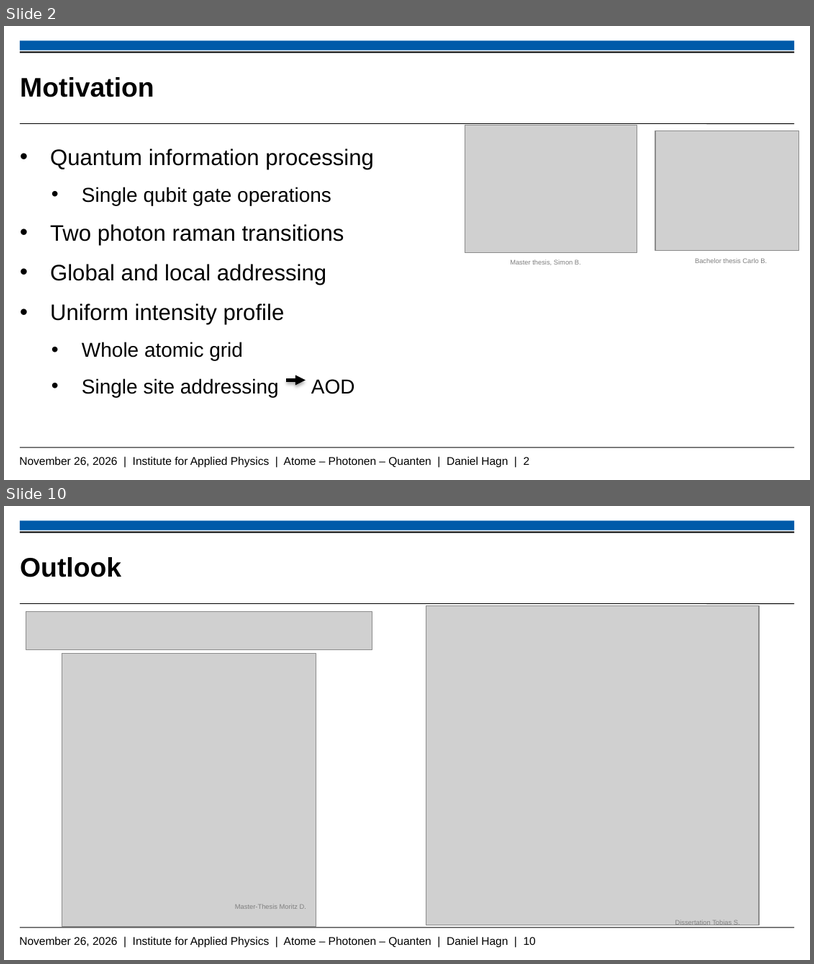
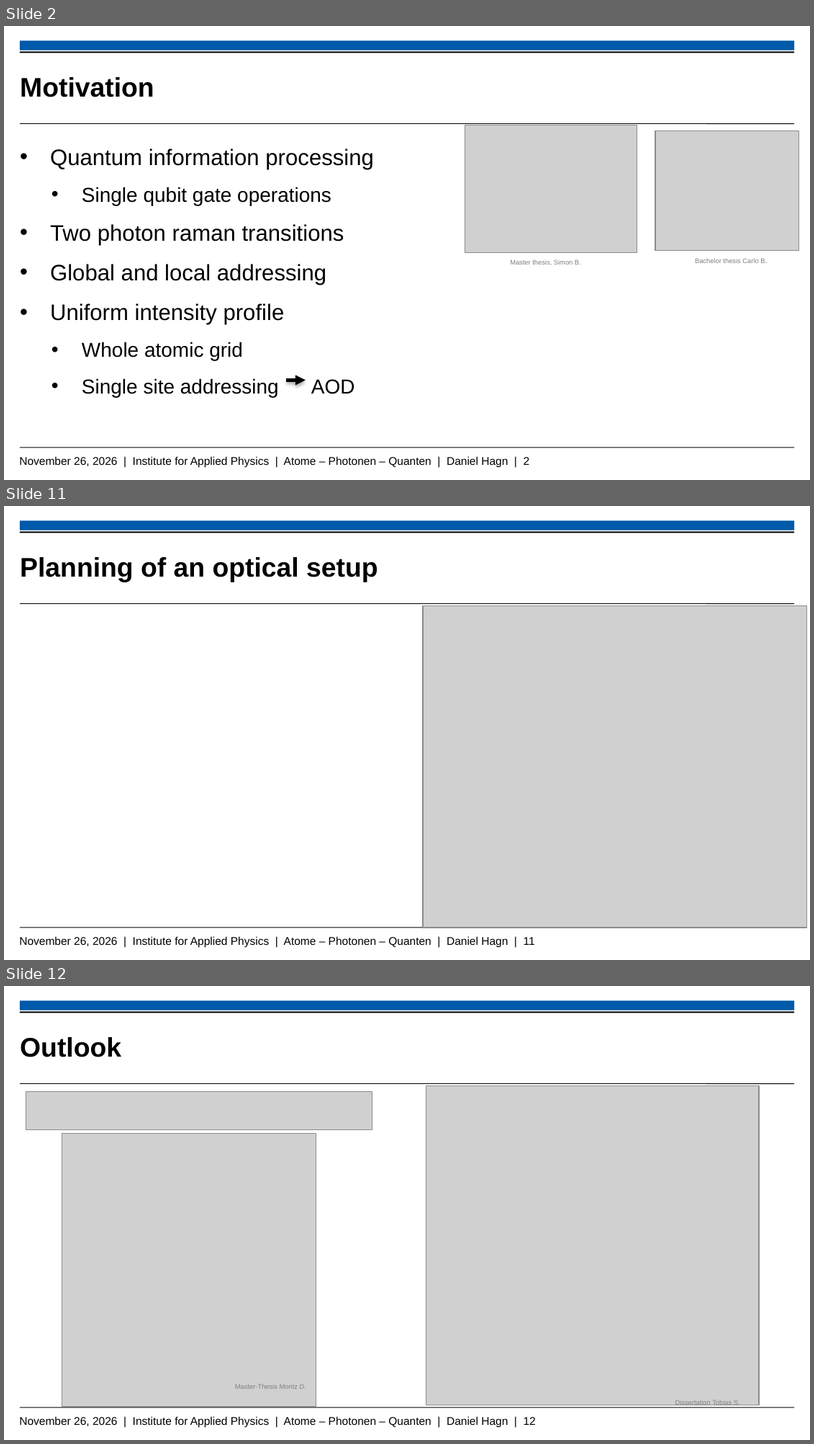
Before and after one commit to Daniel-Hagn-physik/Masterthesis_Backup, a slide deck: Hagn_Daniel_Mastervortrag.pptx. Shown one above the other, each under a label of ours: slides 2 and 10 before the commit, slides 2, 11 and 12 after it; the slides between them are not shown. The pictures are 814x964 and 814x1444 pixels, drawn with LibreOffice and Linux fonts; fonts in the diff are those of the drawing; grey boxes stand for pictures; background and template pictures are left out. Boxes give left, top, right and bottom in pixels: in the first picture for what was removed or moved away, otherwise in the second. Text is boxed around its words. In the diff, an @@ line names an element or a change of style, - is before the commit and + after.

```diff
--- a/Hagn_Daniel_Mastervortrag.pptx
+++ b/Hagn_Daniel_Mastervortrag.pptx
@@ slide 11 added at bbox=[4, 506, 810, 960], background #FFFFFF; not listed: 5 template elements that a slide beside it also shows @@
@@ title added at bbox=[20, 557, 378, 582], 24 pt, text #000000, bold @@
+Planning of an optical setup
@@ picture added at bbox=[423, 606, 808, 928] @@
@@ what was slide 10 is now slide 12 @@
@@ text at bbox=[19, 1416, 536, 1427]: text changed @@
-November 26, 2026 | Institute for Applied Physics | Atome – Photonen – Quanten | Daniel Hagn | 10
+November 26, 2026 | Institute for Applied Physics | Atome – Photonen – Quanten | Daniel Hagn | 12
```
Also in this commit, not shown: 5 slides changed, 3 other slides added, 2 slides removed, 5 other files.
